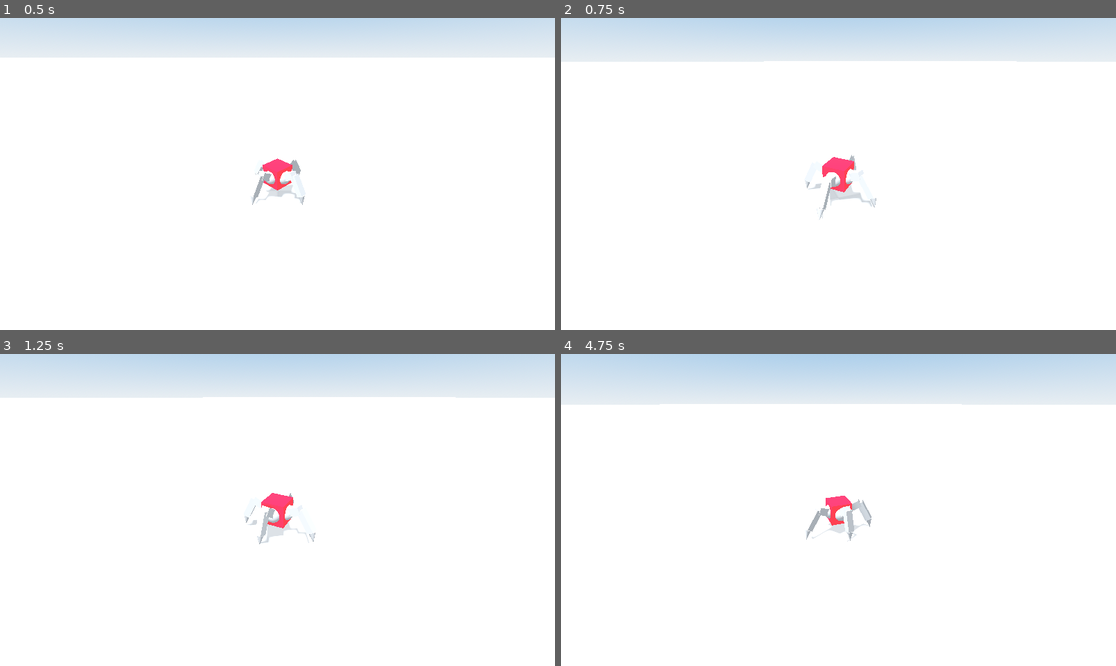
Above: before the commit, frames 1-4 (two rows, left to right).
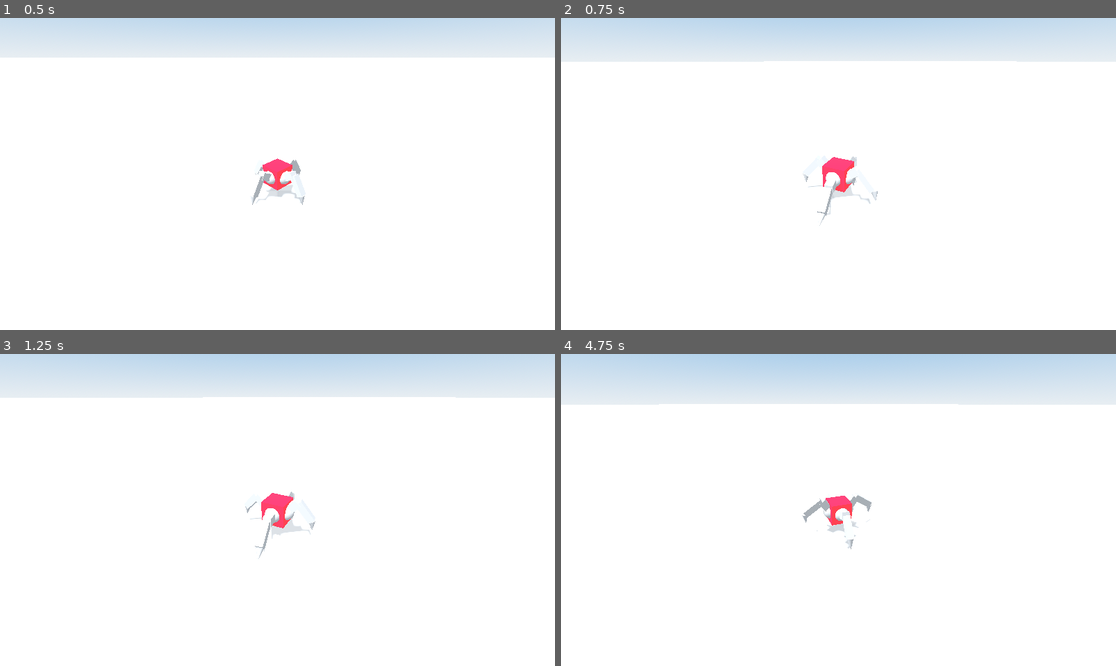
Above: after the commit, the same moments.

Repository: nickyvanurk/game-prototypes
Game: Godot game, scene res://main.tscn
Two runs of this game, one before a commit and one after it. Both use one fixed random seed, a clock stepped at 60 frames per second and the inputs below.
Inputs (mouse positions are in pixels of both pictures, inside the frame that each line leads up to):
- Up to frame 1 (0.5 s): no input
- Up to frame 2 (0.75 s): move the mouse to (866, 174) at 0.52 s; hold W (move_forward) from 0.53 s (still down); hold Mouse wheel down (zoom_in) from 0.53 s (still down)
- Up to frame 3 (1.25 s): keep holding W (move_forward); keep holding Mouse wheel down (zoom_in)
- Up to frame 4 (4.75 s): keep holding W (move_forward); move the mouse to (810, 510) at 1.27 s; release Mouse wheel down (zoom_in) at 1.28 s; tap Mouse wheel up (zoom_out) at 1.35, 2.85, 4.35 s; move the mouse to (849, 503) at 2.02 s; hold Mouse wheel down (zoom_in) 2.03-2.78 s; move the mouse to (832, 516) at 2.77 s; move the mouse to (877, 513) at 3.52 s; hold Mouse wheel down (zoom_in) 3.53-4.28 s; move the mouse to (794, 506) at 4.27 s

Frame 1 is identical in both runs. In frame 2, 0.3% of the frame differs, in the area x 43-58%, y 43-67%; in frame 3, 0.4%; in frame 4, 0.6%, in the area x 43-73%, y 16-63%.

Commit message:
Increase robot speed

Diff:
--- a/procedural-animation/player/leg/leg.gd
+++ b/procedural-animation/player/leg/leg.gd
@@ -11,6 +11,7 @@
 
 @export var step_distance = 0.1
 @export var step_duration = 0.2
+@export var overshoot_fraction = 1.25
 
 var is_moving = false
 var time = 0.0
@@ -35,7 +36,7 @@
 		time += delta
 
 		start_point = target.global_position
-		var overshoot_ray_position = home_position + direction * step_distance
+		var overshoot_ray_position = home_position + direction * (step_distance * overshoot_fraction)
 		overshoot_ray_position.y = overshoot_ray.global_position.y
 		overshoot_ray.global_position = overshoot_ray_position
 		end_point = overshoot_ray.get_collision_point()
--- a/procedural-animation/player/player.gd
+++ b/procedural-animation/player/player.gd
@@ -1,6 +1,6 @@
 extends CharacterBody3D
 
-@export var speed = 0.6
+@export var speed = 1.5
 @export var acceleration = 9
 
 @onready var gravity = ProjectSettings.get("physics/3d/default_gravity")
